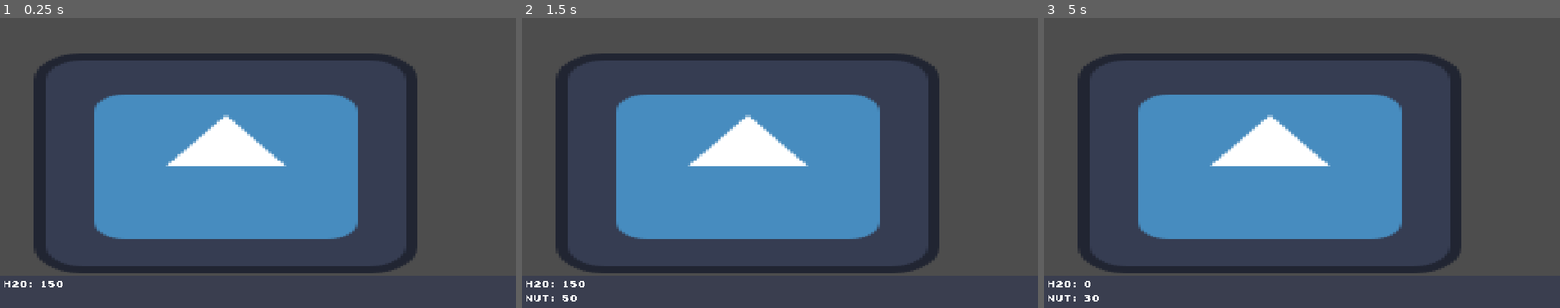
Above: before the commit, frames 1-3 (left to right).
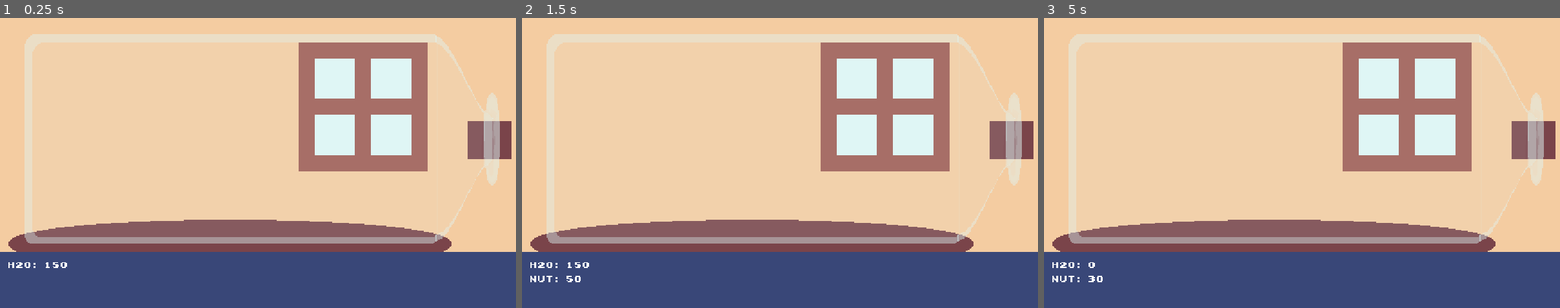
Above: after the commit, the same moments.

Repository: lservant/microverse-manager
Game: Godot game, scene res://main.tscn
Two runs of this game, one before a commit and one after it. Both use one fixed random seed, a clock stepped at 60 frames per second and the inputs below. The engine's default icon, where the game draws it, is replaced by a stand-in: a white triangle on a blue panel in a dark square.
Inputs:
- Up to frame 1 (0.25 s): no input
- Up to frame 2 (1.5 s): tap Enter at 0.5 s; tap Space at 1.25 s
- Up to frame 3 (5 s): tap Enter at 2, 3.5 s; tap Space at 2.75, 4.25 s

The runs differ from the first frame. In frame 1, 100% of the frame differs, in the area x 0-100%, y 0-100%; in frame 2, 100%; in frame 3, 100%.

Commit message:
add visuals

Diff:
--- a/bottle/bottle_scene.tscn
+++ b/bottle/bottle_scene.tscn
@@ -1,19 +1,18 @@
 [gd_scene load_steps=6 format=3 uid="uid://2t10mdriqech"]
 
-[ext_resource type="Texture2D" uid="uid://nx1pkhxih2ci" path="res://icon.svg" id="1_2i7g8"]
 [ext_resource type="Script" uid="uid://be8bnqd03arc3" path="res://bottle/bottle_scene.gd" id="1_lie65"]
+[ext_resource type="Texture2D" uid="uid://dfvfkps25yerv" path="res://assets/microverse-manager-design.png" id="2_ew3lf"]
 [ext_resource type="Script" uid="uid://cc28n4jvci3d1" path="res://resources/resource_manager.gd" id="3_tid1i"]
 [ext_resource type="Resource" uid="uid://8qo068e14i05" path="res://resources/pools/starter.tres" id="4_tid1i"]
-[ext_resource type="Script" uid="uid://b03x81m35yoi6" path="res://ui/resource_list.gd" id="5_ew3lf"]
+[ext_resource type="PackedScene" uid="uid://br86804n3me47" path="res://ui/resource_list.tscn" id="5_ew3lf"]
 
 [node name="BottleScene" type="Node2D" node_paths=PackedStringArray("resources")]
 script = ExtResource("1_lie65")
 resources = NodePath("ResourceManager")
 
-[node name="Bottle" type="Sprite2D" parent="."]
-position = Vector2(224, 144)
-scale = Vector2(2.97656, 1.70703)
-texture = ExtResource("1_2i7g8")
+[node name="Background" type="Sprite2D" parent="."]
+texture = ExtResource("2_ew3lf")
+centered = false
 
 [node name="ResourceManager" type="Node" parent="."]
 script = ExtResource("3_tid1i")
@@ -22,28 +21,15 @@
 
 [node name="UI" type="CanvasLayer" parent="."]
 
-[node name="ColorRect" type="ColorRect" parent="UI"]
+[node name="ResourceList" parent="UI" node_paths=PackedStringArray("resource_manager") instance=ExtResource("5_ew3lf")]
 anchors_preset = -1
-anchor_top = 0.888889
-anchor_right = 1.0
-anchor_bottom = 1.0
+anchor_left = 0.015625
+anchor_top = 0.833333
+anchor_right = 0.484375
+anchor_bottom = 0.972222
 grow_horizontal = 2
 grow_vertical = 0
-color = Color(0.2294, 0.24149, 0.31, 1)
+resource_manager = NodePath("../../ResourceManager")
 metadata/_edit_use_anchors_ = true
 
-[node name="ResourceList" type="VFlowContainer" parent="UI/ColorRect" node_paths=PackedStringArray("resource_manager")]
-layout_mode = 1
-anchors_preset = 15
-anchor_right = 1.0
-anchor_bottom = 1.0
-offset_left = 4.0
-offset_top = 3.0
-offset_right = -8.0
-offset_bottom = -3.0
-grow_horizontal = 2
-grow_vertical = 2
-script = ExtResource("5_ew3lf")
-resource_manager = NodePath("../../../ResourceManager")
-
 [connection signal="resource_changed" from="ResourceManager" to="." method="_on_resource_manager_resource_changed"]
--- /dev/null
+++ b/ui/resource_list.tscn
@@ -0,0 +1,6 @@
+[gd_scene load_steps=2 format=3 uid="uid://br86804n3me47"]
+
+[ext_resource type="Script" uid="uid://b03x81m35yoi6" path="res://ui/resource_list.gd" id="1_p2y86"]
+
+[node name="ResourceList" type="VFlowContainer"]
+script = ExtResource("1_p2y86")
Binary file added: assets/microverse-manager-design.png
Not shown, added: assets/microverse-manager-design.png.import
